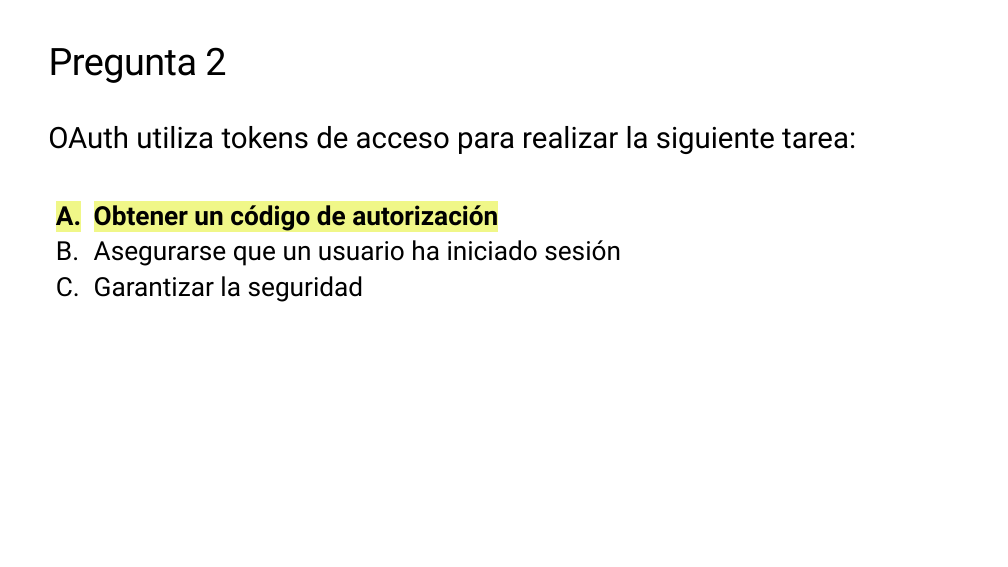
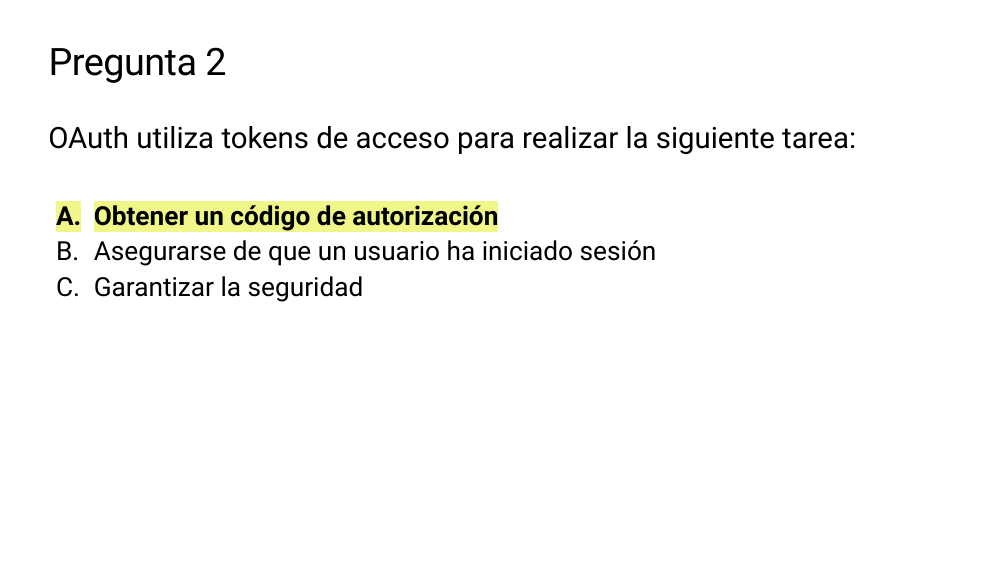
Before and after one commit to microsoft/workshop-library, a slide deck: slide 31 of short/explore-art-rest-api/translations/es/slides.es.pptx. Drawn at 1008x567 pixels with LibreOffice and Linux fonts; fonts in the diff are those of the drawing; background and template pictures are left out. Boxes give left, top, right and bottom in pixels: in the first picture for what was removed or moved away, otherwise in the second. Text is boxed around its words. In the diff, an @@ line names an element or a change of style, - is before the commit and + after.

```diff
--- a/short/explore-art-rest-api/translations/es/slides.es.pptx
+++ b/short/explore-art-rest-api/translations/es/slides.es.pptx
@@ text at bbox=[94, 240, 657, 302]: text changed @@
-  B. Asegurarse que un usuario ha iniciado sesión
-     Garantizar la seguridad
+  B. Asegurarse de que un usuario ha iniciado sesión
+  C. Garantizar la seguridad
```
Also in this commit, not shown: 14 other slides changed, 2 other files.
